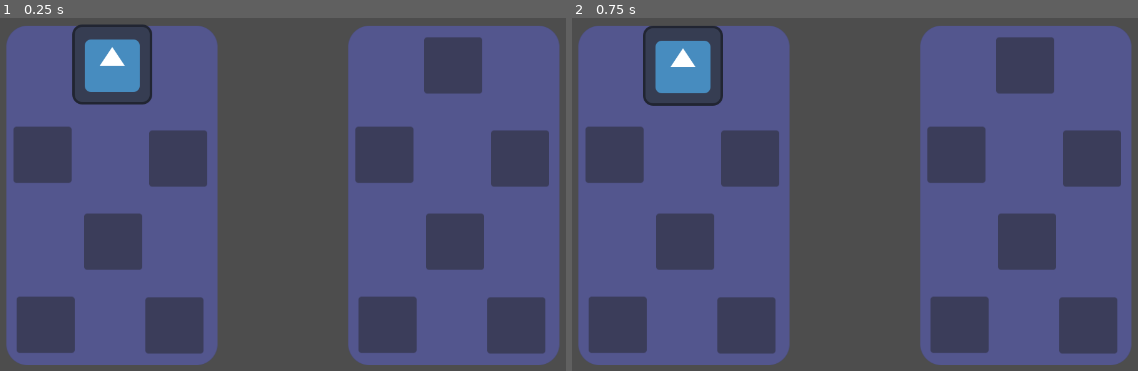
Above: before the commit, frames 1-2 (left to right).
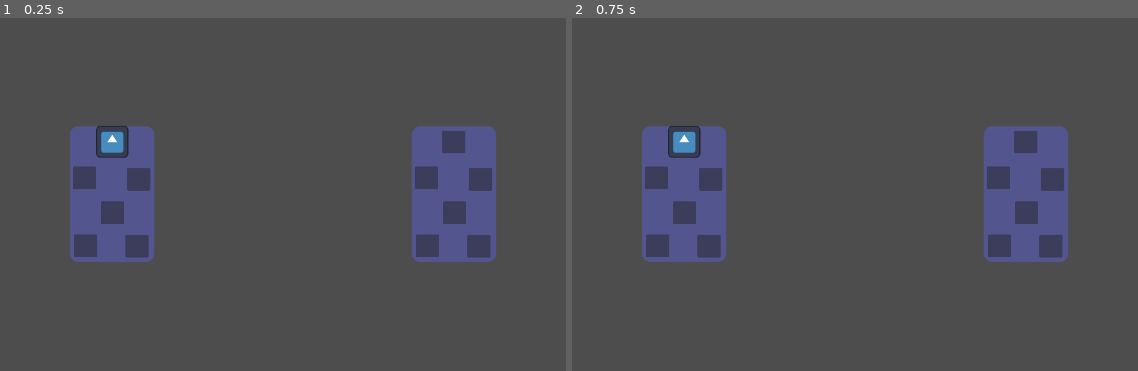
Above: after the commit, the same moments.

Repository: Tobazsbasement/Metroidvania-Month-19
Game: Godot game, scene res://Scenes/inventory_testing.tscn
Two runs of this game, one before a commit and one after it. Both use one fixed random seed, a clock stepped at 60 frames per second and the inputs below. The project has no main scene, so this scene is started directly. The engine's default icon, where the game draws it, is replaced by a stand-in: a white triangle on a blue panel in a dark square.
Inputs (mouse positions are in pixels of both pictures, inside the frame that each line leads up to):
- Up to frame 1 (0.25 s): no input
- Up to frame 2 (0.75 s): tap Enter at 0.5 s; move the mouse to (685, 67) at 0.52 s; hold D (Right) from 0.53 s (still down); tap Space (Jump) at 0.6 s; click (685, 67) at 0.67 s

The runs differ from the first frame. In frame 1, 49% of the frame differs, in the area x 1-99%, y 1-99%; in frame 2, 49%, in the area x 1-99%, y 2-99%.

Commit message:
Added Player Controller.
Coded player movement and added support for different parts (placeholder graphics)

Diff:
--- /dev/null
+++ b/Metroidvania month 19/Scenes/Character Body Part/character_body_part.tscn
@@ -0,0 +1,10 @@
+[gd_scene load_steps=3 format=3 uid="uid://b7sqb1122ql2i"]
+
+[ext_resource type="Script" path="res://Scripts/Character Bodypart/character_body_part.gd" id="1_amjsg"]
+[ext_resource type="Texture2D" uid="uid://bq7bskd4c67d5" path="res://icon.svg" id="1_oy080"]
+
+[node name="Character Bodypart" type="Node2D"]
+script = ExtResource("1_amjsg")
+
+[node name="Sprite2D" type="Sprite2D" parent="."]
+texture = ExtResource("1_oy080")
--- a/Metroidvania month 19/Scenes/Part Inventory/Part Inventory.tscn
+++ b/Metroidvania month 19/Scenes/Part Inventory/Part Inventory.tscn
@@ -6,6 +6,7 @@
 [ext_resource type="Resource" uid="uid://btwwq3c6hv6cr" path="res://Resources/Inventory Saver.tres" id="2_vqfum"]
 
 [node name="Inventory" type="Node2D"]
+scale = Vector2(0.4, 0.4)
 script = ExtResource("1_pgp32")
 Save = ExtResource("2_vqfum")
 
--- a/Metroidvania month 19/Scenes/Player/player.tscn
+++ b/Metroidvania month 19/Scenes/Player/player.tscn
@@ -1,17 +1,41 @@
-[gd_scene load_steps=4 format=3 uid="uid://l4s0so7uci4j"]
+[gd_scene load_steps=4 format=3 uid="uid://b1cv0lcevw77j"]
 
-[ext_resource type="Script" path="res://Scripts/Entities/Player/player.gd" id="1_7gnvu"]
-[ext_resource type="Texture2D" uid="uid://bq7bskd4c67d5" path="res://icon.svg" id="2_8l16n"]
+[ext_resource type="Script" path="res://Scripts/Player/player.gd" id="1_ttgx8"]
+[ext_resource type="PackedScene" uid="uid://b7sqb1122ql2i" path="res://Scenes/Character Body Part/character_body_part.tscn" id="2_8ixf5"]
 
 [sub_resource type="CapsuleShape2D" id="CapsuleShape2D_q3vqk"]
 radius = 31.0
 height = 130.0
 
 [node name="Player" type="CharacterBody2D"]
-script = ExtResource("1_7gnvu")
+script = ExtResource("1_ttgx8")
 
 [node name="CollisionShape2D" type="CollisionShape2D" parent="."]
 shape = SubResource("CapsuleShape2D_q3vqk")
 
-[node name="Sprite2D" type="Sprite2D" parent="."]
-texture = ExtResource("2_8l16n")
+[node name="Torso" parent="." instance=ExtResource("2_8ixf5")]
+
+[node name="Head" parent="." instance=ExtResource("2_8ixf5")]
+
+[node name="Left Arm" parent="." instance=ExtResource("2_8ixf5")]
+
+[node name="Right Arm" parent="." instance=ExtResource("2_8ixf5")]
+
+[node name="Left Leg" parent="." instance=ExtResource("2_8ixf5")]
+
+[node name="Right Leg" parent="." instance=ExtResource("2_8ixf5")]
+
+[node name="Head Marker" type="Marker2D" parent="."]
+position = Vector2(0, -62)
+
+[node name="Left Arm Marker" type="Marker2D" parent="."]
+position = Vector2(-68, 1)
+
+[node name="Right Arm Marker" type="Marker2D" parent="."]
+position = Vector2(70, 1)
+
+[node name="Left Leg Marker" type="Marker2D" parent="."]
+position = Vector2(-37, 69)
+
+[node name="Right Leg Marker" type="Marker2D" parent="."]
+position = Vector2(31, 72)
--- /dev/null
+++ b/Metroidvania month 19/Scenes/test_world.tscn
@@ -0,0 +1,19 @@
+[gd_scene load_steps=3 format=3 uid="uid://yschwu2iv1un"]
+
+[ext_resource type="PackedScene" uid="uid://b1cv0lcevw77j" path="res://Scenes/Player/player.tscn" id="1_db580"]
+
+[sub_resource type="RectangleShape2D" id="RectangleShape2D_mk6gu"]
+size = Vector2(1298, 70)
+
+[node name="Test World" type="Node2D"]
+
+[node name="StaticBody2D" type="StaticBody2D" parent="."]
+position = Vector2(661, 702)
+metadata/_edit_group_ = true
+
+[node name="CollisionShape2D" type="CollisionShape2D" parent="StaticBody2D"]
+position = Vector2(-30, 25)
+shape = SubResource("RectangleShape2D_mk6gu")
+
+[node name="Player" parent="." instance=ExtResource("1_db580")]
+position = Vector2(249, 227)
--- /dev/null
+++ b/Metroidvania month 19/Scripts/Character Bodypart/character_body_part.gd
@@ -0,0 +1,37 @@
+extends Node2D
+class_name CharacterBodypart
+
+@export var partslot: PARTSLOTS
+@export var stats: Resource
+
+enum PARTSLOTS {
+	HEAD,
+	TORSO,
+	LARM,
+	RARM,
+	LLEG,
+	RLEG
+}
+
+var part_name = ""
+
+func _ready():
+	set_part()
+
+func _process(delta):
+	pass
+
+func set_part():
+	match part_name:
+		"Basic Head":
+			partslot = PARTSLOTS.HEAD
+		"Basic Torso":
+			partslot = PARTSLOTS.TORSO
+		"Basic Left Arm":
+			partslot = PARTSLOTS.LARM
+		"Basic Right Arm":
+			partslot = PARTSLOTS.RARM
+		"Basic Left Leg":
+			partslot = PARTSLOTS.LLEG
+		"Basic Right Leg":
+			partslot = PARTSLOTS.RLEG
--- a/Metroidvania month 19/Scripts/Entities/Entity Template.gd
+++ /dev/null
@@ -1,20 +0,0 @@
-extends CharacterBody2D
-class_name Entity
-
-@export var max_speed: int = 300
-@export var jump_velocity: int = -400
-@export var gravity: int = 1000
-@export var friction: int = 500
-@export var acceleration: int = 500
-
-func apply_acceleration(direction):
-	velocity.x = move_toward(velocity.x, max_speed * direction, acceleration)
-
-func apply_friction():
-	velocity.x = move_toward(velocity.x, 0, friction)
-
-func apply_gravity(delta):
-	velocity.y += gravity * delta
-
-func _physics_process(delta):
-	move_and_slide()
--- a/Metroidvania month 19/Scripts/Entities/Player/player.gd
+++ /dev/null
@@ -1,11 +0,0 @@
-extends Entity
-class_name Player
-
-var input_vector:Vector2 = Vector2.ZERO
-
-func handle_input():
-	input_vector.x = Input.get_action_strength("Right") - Input.get_action_strength("Left")
-
-func _physics_process(delta):
-	apply_acceleration(input_vector.x)
-	move_and_slide()
--- /dev/null
+++ b/Metroidvania month 19/Scripts/Player/player.gd
@@ -0,0 +1,83 @@
+extends CharacterBody2D
+class_name Player
+
+@onready var Head = $Head
+@onready var Torso = $Torso
+@onready var LArm = $"Left Arm"
+@onready var RArm = $"Right Arm"
+@onready var LLeg = $"Left Leg"
+@onready var RLeg = $"Right Leg"
+@onready var HeadPos = $"Head Marker"
+@onready var LArmPos = $"Left Arm Marker"
+@onready var RArmPos = $"Right Arm Marker"
+@onready var LLegPos = $"Left Leg Marker"
+@onready var RLegPos = $"Right Leg Marker"
+
+@export var max_speed: int = 300
+@export var friction: int = 500
+@export var acceleration: int = 500
+@export var gravity: int = 2200
+@export var jump_strength = 800
+
+enum STATES {
+	IDLE,
+	MOVING,
+	IN_AIR,
+	JUMP
+}
+
+var current_state: STATES
+var input_vector:Vector2 = Vector2.ZERO
+
+func _ready():
+	set_part_positions()
+
+func handle_input():
+	input_vector.x = Input.get_action_strength("Right") - Input.get_action_strength("Left")
+
+	if Input.is_action_just_pressed("Jump") and is_on_floor():
+		jump()
+		current_state = STATES.JUMP
+
+func _physics_process(delta):
+	handle_input()
+	set_state(delta)
+	move_and_slide()
+
+func set_state(delta):
+	if input_vector.x == 0 and is_on_floor():
+		current_state = STATES.IDLE
+	elif is_on_floor():
+		current_state = STATES.MOVING
+	else:
+		current_state = STATES.IN_AIR
+
+	match current_state:
+		STATES.IDLE:
+			apply_friction()
+		STATES.MOVING:
+			apply_acceleration()
+		STATES.IN_AIR:
+			apply_gravity(delta)
+			apply_acceleration()
+		STATES.JUMP:
+			pass
+
+func apply_acceleration():
+	velocity.x = move_toward(velocity.x, max_speed * input_vector.x, acceleration)
+
+func apply_friction():
+	velocity.x = move_toward(velocity.x, 0, friction)
+
+func apply_gravity(delta):
+	velocity.y += gravity * delta
+
+func jump():
+	velocity.y -= jump_strength
+
+func set_part_positions():
+	Head.global_position = HeadPos.global_position
+	LArm.global_position = LArmPos.global_position
+	RArm.global_position = RArmPos.global_position
+	LLeg.global_position = LLegPos.global_position
+	RLeg.global_position = RLegPos.global_position
